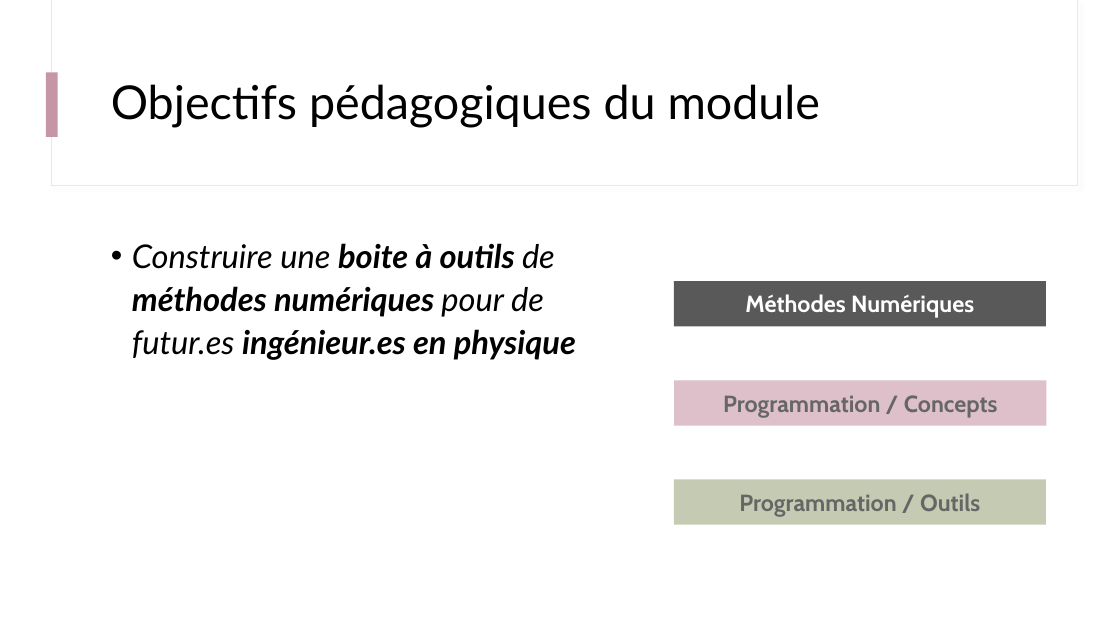
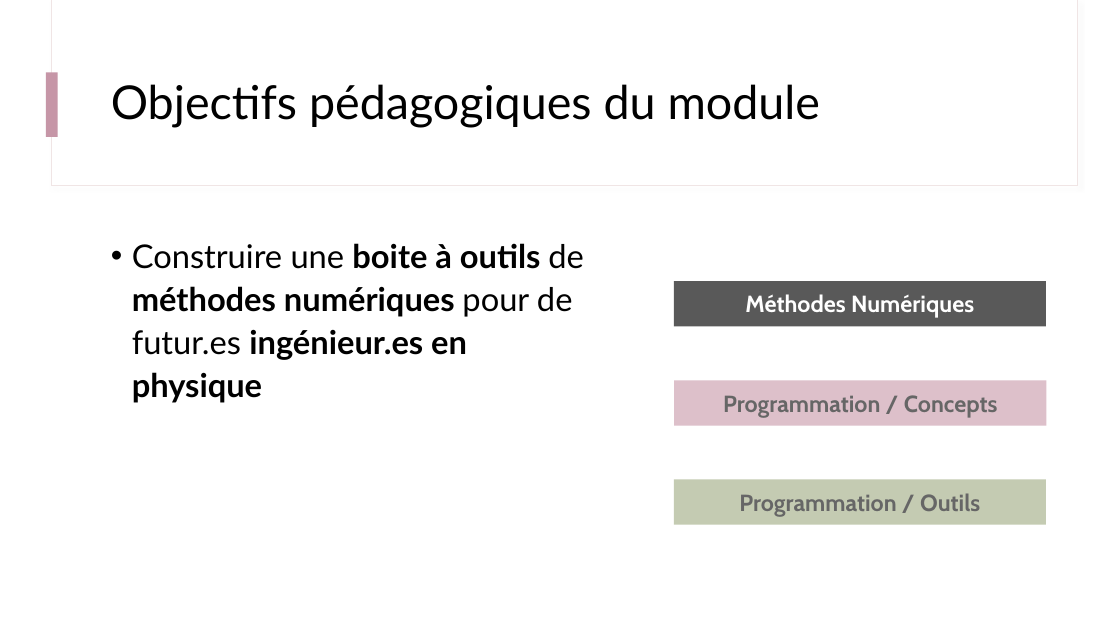
Before and after one commit to IOGS-Digital-Methods/semester-5, a slide deck: slide 5 of outils_numeriques/b0_intro/B0_0_Outils_Methodes.pptx. Drawn at 1120x630 pixels with LibreOffice and Linux fonts; fonts in the diff are those of the drawing. Boxes give left, top, right and bottom in pixels: in the first picture for what was removed or moved away, otherwise in the second. Text is boxed around its words. In the diff, an @@ line names an element or a change of style, - is before the commit and + after.

```diff
--- a/outils_numeriques/b0_intro/B0_0_Outils_Methodes.pptx
+++ b/outils_numeriques/b0_intro/B0_0_Outils_Methodes.pptx
@@ text "Construire une boite à outils ..." at [132,243,584,403]: italic off @@
```
Also in this commit, not shown: 1 other file.
